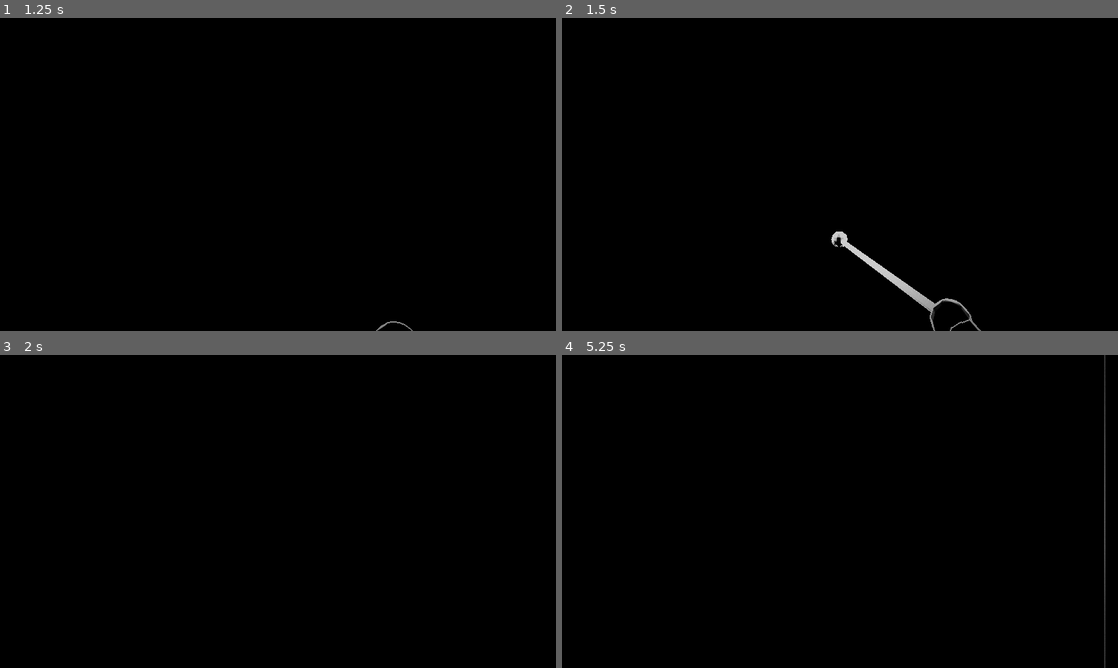
Above: before the commit, frames 1-4 (two rows, left to right).
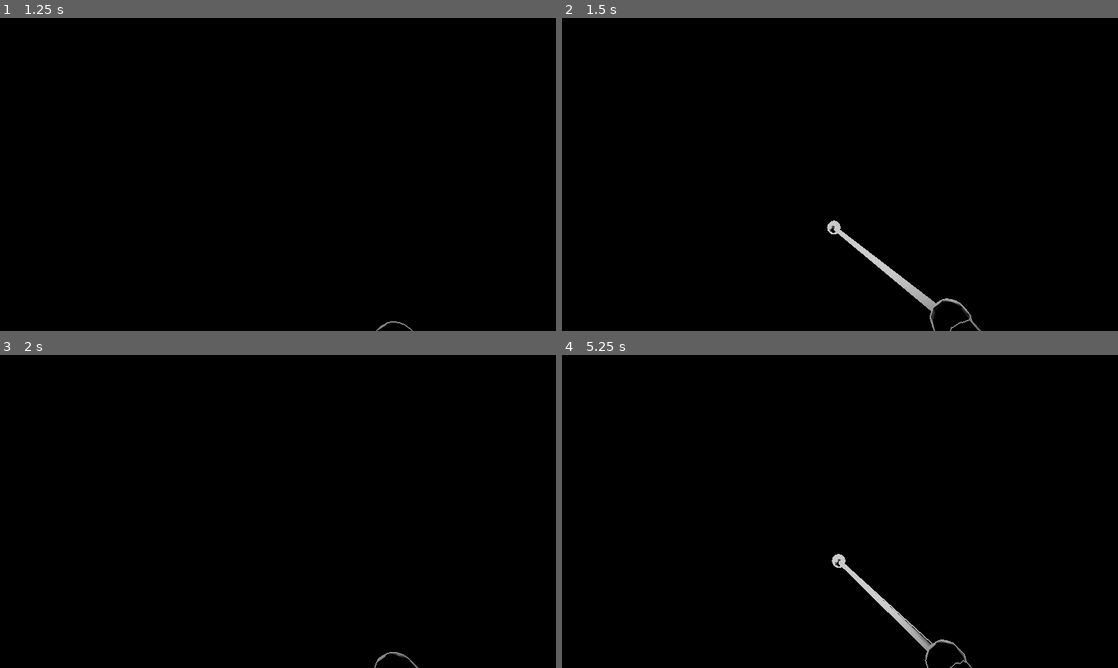
Above: after the commit, the same moments.

Repository: cleveralbatraoz/unseeing
Game: Godot game, scene res://scenes/main.tscn
Same seed, same stepped clock (60 frames per second), same inputs: the game is played once before the commit and once after it.
Inputs (mouse positions are in pixels of both pictures, inside the frame that each line leads up to):
- Up to frame 1 (1.25 s): tap Enter at 0.5 s; move the mouse to (305, 174) at 0.52 s; hold W (move_forward) from 0.53 s (still down); click (305, 174) at 0.6 s
- Up to frame 2 (1.5 s): keep holding W (move_forward); move the mouse to (812, 174) at 1.27 s; click (812, 174) at 1.35 s
- Up to frame 3 (2 s): keep holding W (move_forward)
- Up to frame 4 (5.25 s): keep holding W (move_forward); move the mouse to (851, 505) at 2.02 s; click (851, 505) at 2.1 s; move the mouse to (834, 517) at 2.77 s; click (834, 517) at 2.85 s; move the mouse to (878, 514) at 3.52 s; click (878, 514) at 3.6 s; move the mouse to (795, 508) at 4.27 s; click (795, 508) at 4.35 s; move the mouse to (845, 511) at 5.02 s; click (845, 511) at 5.1 s

Frame 1 is identical in both runs. In frame 2, 0.5% of the frame differs, in the area x 47-68%, y 64-94%; in frame 3, less than 0.1%; in frame 4, 0.9%, in the area x 48-98%, y 0-100%.

Commit message:
Add a table and chair at spawn; taps strike along the true 3D gaze ray
First furniture: box-built table and chair ahead of the spawn point,
full participants in the echo system — waves outline their edges, their
bodies occlude passing shells, and the player collides with them. The
cane tap now casts along the actual 3D aim direction instead of a
horizontal eye-height ray, so waist-height obstacles can be struck
directly at the aimed point; the sound mode (tap vs floor thud) follows
the struck surface's normal.

Diff:
--- a/game/scripts/map_builder.gd
+++ b/game/scripts/map_builder.gd
@@ -25,6 +25,7 @@
 	# floor and ceiling as thin slabs; only their inward faces are ever seen
 	_add_box(parent, mat, Vector3(10, -0.05, 10), Vector3(20, 0.1, 20))
 	_add_box(parent, mat, Vector3(10, WALL_H + 0.05, 10), Vector3(20, 0.1, 20))
+	_build_furniture(parent, mat)
 	for s: Array in SEGS:
 		var horizontal: bool = absf(s[3] - s[1]) < 0.001
 		var cx: float = (s[0] + s[2]) * 0.5
@@ -35,6 +36,24 @@
 		else:
 			size = Vector3(WALL_T * 2.0, WALL_H, absf(s[3] - s[1]) + WALL_T * 2.0)
 		_add_box(parent, mat, Vector3(cx, WALL_H * 0.5, cz), size)
+
+## Furniture near the spawn: waist-height obstacles the border walls can't
+## teach you about. Waves outline their edges, their bodies carve bites out
+## of passing wave shells, and the cane's 3D tap ray can strike them directly.
+static func _build_furniture(parent: Node3D, mat: Material) -> void:
+	# table ahead-right of spawn: four legs and a top
+	var t := Vector3(4.6, 0, 4.9)
+	_add_box(parent, mat, t + Vector3(0, 0.72, 0), Vector3(0.9, 0.05, 0.6))
+	for lx: float in [-0.4, 0.4]:
+		for lz: float in [-0.24, 0.24]:
+			_add_box(parent, mat, t + Vector3(lx, 0.35, lz), Vector3(0.05, 0.7, 0.05))
+	# chair beside it, backrest toward the player spawn
+	var c := Vector3(3.9, 0, 5.55)
+	_add_box(parent, mat, c + Vector3(0, 0.45, 0), Vector3(0.4, 0.05, 0.4))
+	for lx: float in [-0.17, 0.17]:
+		for lz: float in [-0.17, 0.17]:
+			_add_box(parent, mat, c + Vector3(lx, 0.22, lz), Vector3(0.04, 0.45, 0.04))
+	_add_box(parent, mat, c + Vector3(-0.18, 0.72, 0), Vector3(0.05, 0.5, 0.4))
 
 ## One wall = a mesh for the data pass + a static collider for the cane
 ## raycast and player movement (Godot physics replaces the hand-rolled
--- a/game/scripts/player.gd
+++ b/game/scripts/player.gd
@@ -70,13 +70,17 @@
 	var aim := -camera.global_transform.basis.z
 	var flat := Vector3(aim.x, 0, aim.z).normalized()
 	var from := camera.global_position
-	var query := PhysicsRayQueryParameters3D.create(from, from + flat * CANE_REACH)
+	# a true 3D gaze ray: strikes whatever the cane can actually reach —
+	# walls, furniture, or nearby floor — at the exact aimed point
+	var query := PhysicsRayQueryParameters3D.create(from, from + aim * CANE_REACH)
 	var hit := get_world_3d().direct_space_state.intersect_ray(query)
 	if hit:
-		var d: float = (hit.position - from).length()
-		var hy := clampf(EYE + tan(pitch) * d, 0.12, 1.5)
-		tap_target = Vector3(hit.position.x, hy, hit.position.z)
-		pulses.emit(0, tap_target, 6.0, 5.5, 1.0, now)
+		tap_target = hit.position
+		var floorish: bool = hit.normal.y > 0.7 and hit.position.y < 0.2
+		if floorish:
+			pulses.emit(0, tap_target, 5.0, 5.5, 0.85, now)
+		else:
+			pulses.emit(0, tap_target, 6.0, 5.5, 1.0, now)
 	elif pitch <= -0.12:
 		var df := minf(1.6, EYE / tan(-pitch))
 		var p := from + flat * df
